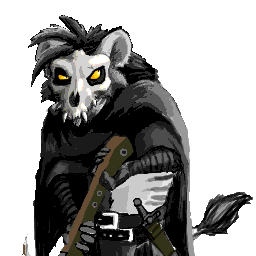
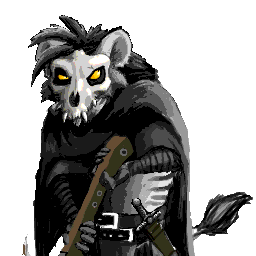
Before/after of a 256×256 layered artwork. What changed in the layer stack:
painted on "Pasted Layer" over [76, 171, 175, 251]
